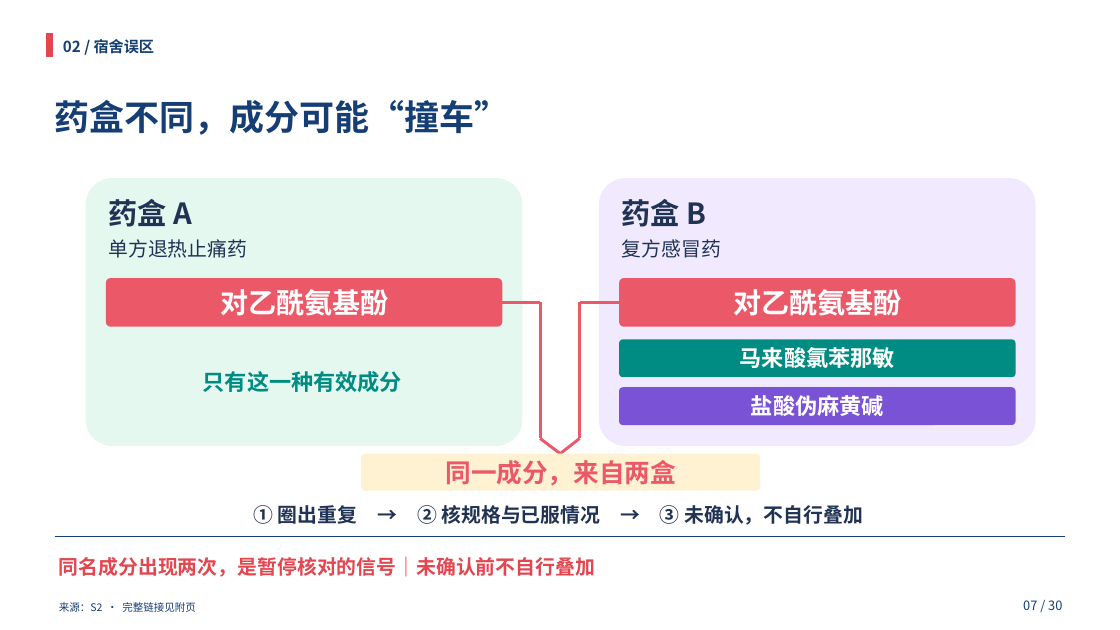
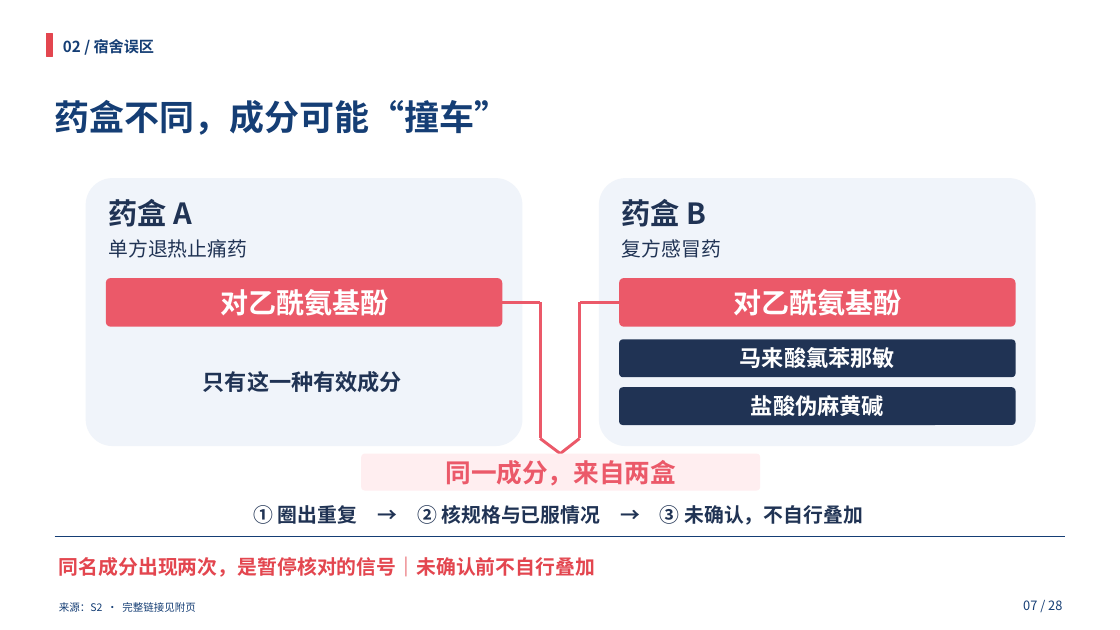
Before and after one commit to HOU-snowyfly/PPTbuilder, a slide deck: slide 7 of 交付文件/合理用药_双人35分钟.pptx. Drawn at 1120x630 pixels with LibreOffice and Linux fonts; fonts in the diff are those of the drawing. Boxes give left, top, right and bottom in pixels: in the first picture for what was removed or moved away, otherwise in the second. Text is boxed around its words. In the diff, an @@ line names an element or a change of style, - is before the commit and + after.

```diff
--- a/交付文件/合理用药_双人35分钟.pptx
+++ b/交付文件/合理用药_双人35分钟.pptx
@@ rounded rectangle at [86,178,523,446]: fill #E4F8EF to #F0F4FA @@
@@ rounded rectangle at [599,178,1036,446]: fill #F1EAFF to #F0F4FA @@
@@ rounded rectangle at [619,339,1016,377]: fill #008C82 to #203354 @@
@@ text "只有这一种有效成分" at [203,371,402,392]: text colour #008C82 to #203354 @@
@@ rounded rectangle at [619,387,1016,425]: fill #7952D5 to #203354 @@
@@ rounded rectangle at [361,454,760,491]: fill #FFF2D3 to #FFEEF0 @@
@@ text at [1023,600,1062,610]: text changed @@
-07 / 30
+07 / 28
```
Also in this commit, not shown: 25 other slides changed, 3 slides added, 5 slides removed, 1 other file.
